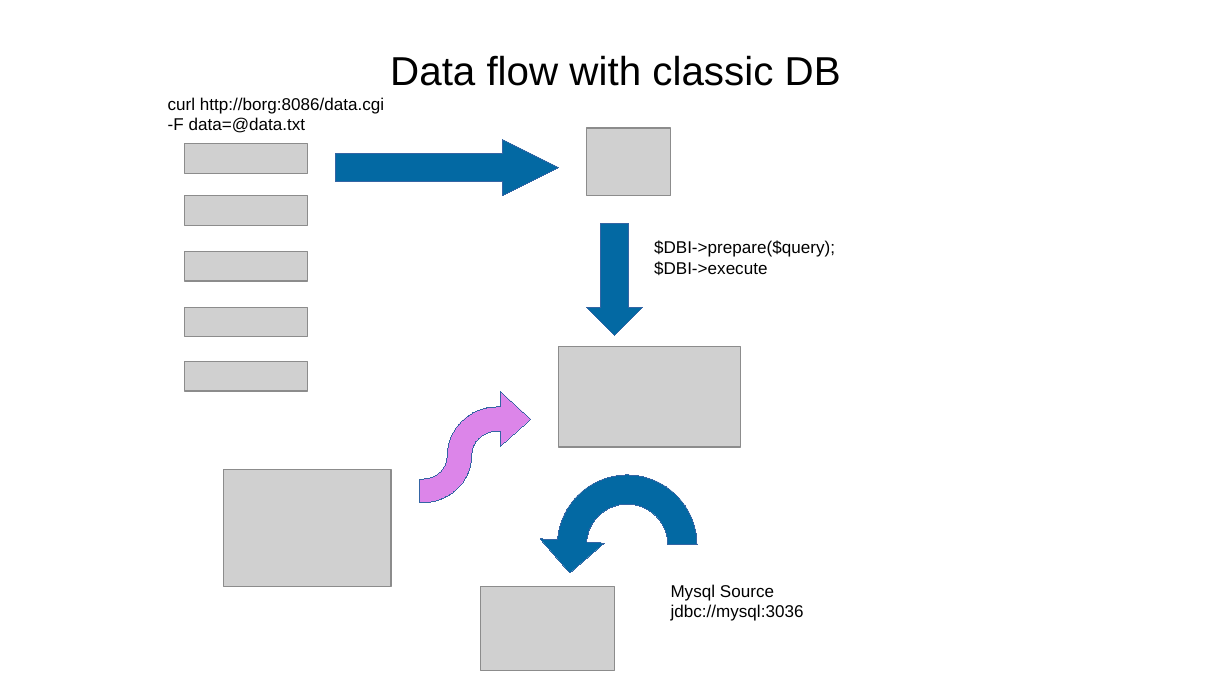
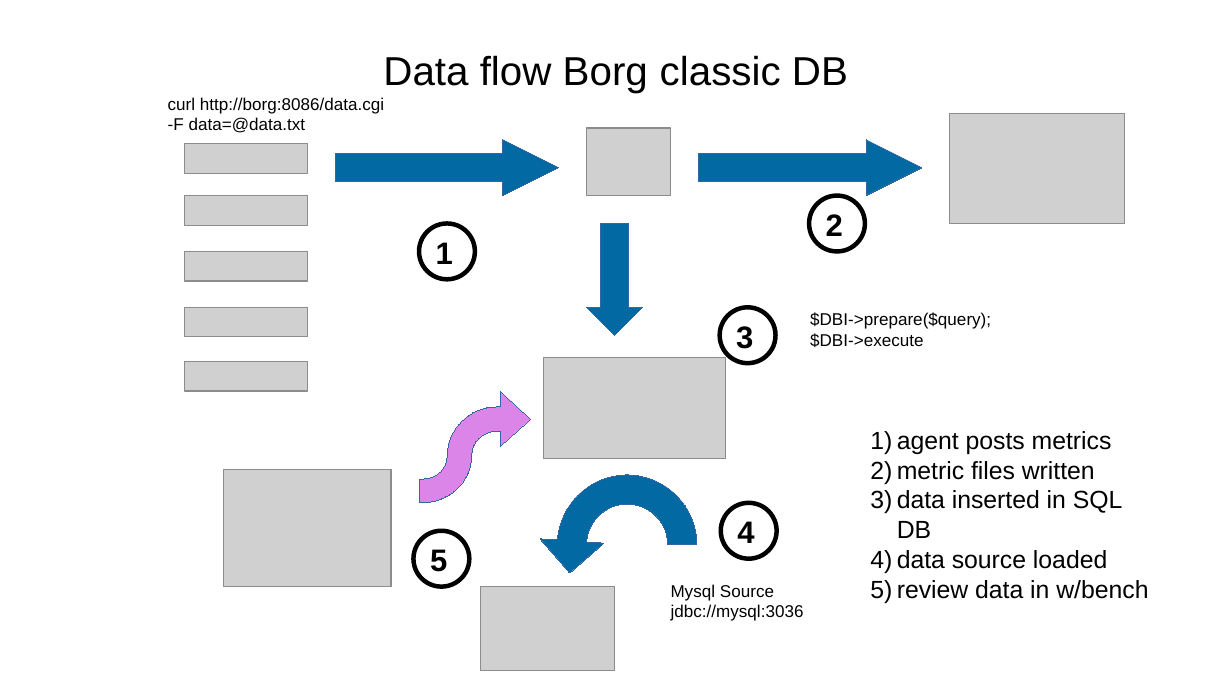
Before and after one commit to sergueik/springboot_study, a slide deck: slide 3 of basic-influxdb/data flow.odp (slide 2 before the commit). Drawn at 1232x693 pixels with LibreOffice and Linux fonts; fonts in the diff are those of the drawing; grey boxes stand for pictures. Boxes give left, top, right and bottom in pixels: in the first picture for what was removed or moved away, otherwise in the second. Text is boxed around its words. In the diff, an @@ line names an element or a change of style, - is before the commit and + after.

Commit message:
updated data flow presentation

```diff
--- a/basic-influxdb/data flow.odp
+++ b/basic-influxdb/data flow.odp
@@ title at (383, 55, 848, 93): text changed @@
-Data flow with classic DB
+Data flow Borg classic DB
@@ picture added at (950, 114, 1126, 224) @@
@@ right arrow added at (699, 140, 922, 196), fill #0369A3, outline #3465A4 0 pt @@
@@ ellipse added at (809, 196, 865, 252), outline #000000 2.89 pt @@
@@ ellipse added at (419, 224, 475, 279), outline #000000 2.89 pt @@
@@ text added at (826, 214, 843, 236), 20 pt, text #000000, bold @@
+2
@@ text added at (436, 242, 453, 264), 20 pt, text #000000, bold @@
+1
@@ text "$DBI->prepare($query);": place and size @@
-text "$DBI->prepare($query);" at (654, 240, 835, 275)
+text "$DBI->prepare($query);" at (810, 312, 991, 347)
@@ ellipse added at (720, 307, 776, 363), outline #000000 2.89 pt @@
@@ text added at (736, 326, 753, 349), 20 pt, text #000000, bold @@
+3
@@ picture: place and size @@
-picture at (559, 347, 740, 447)
+picture at (544, 358, 726, 458)
@@ text added at (897, 431, 1148, 599), 16 pt, text #000000 @@
+1) agent posts metrics
+2) metric files written
+3) data inserted in SQL DB
+4) data source loaded
+5) review data in w/bench
@@ ellipse added at (721, 503, 777, 559), outline #000000 2.89 pt @@
@@ ellipse added at (414, 531, 470, 587), outline #000000 2.89 pt @@
@@ text added at (737, 521, 754, 543), 20 pt, text #000000, bold @@
+4
@@ text added at (430, 549, 447, 572), 20 pt, text #000000, bold @@
+5
```
Also in this commit, not shown: 4 other slides changed, 2 slides added, 1 other file.
